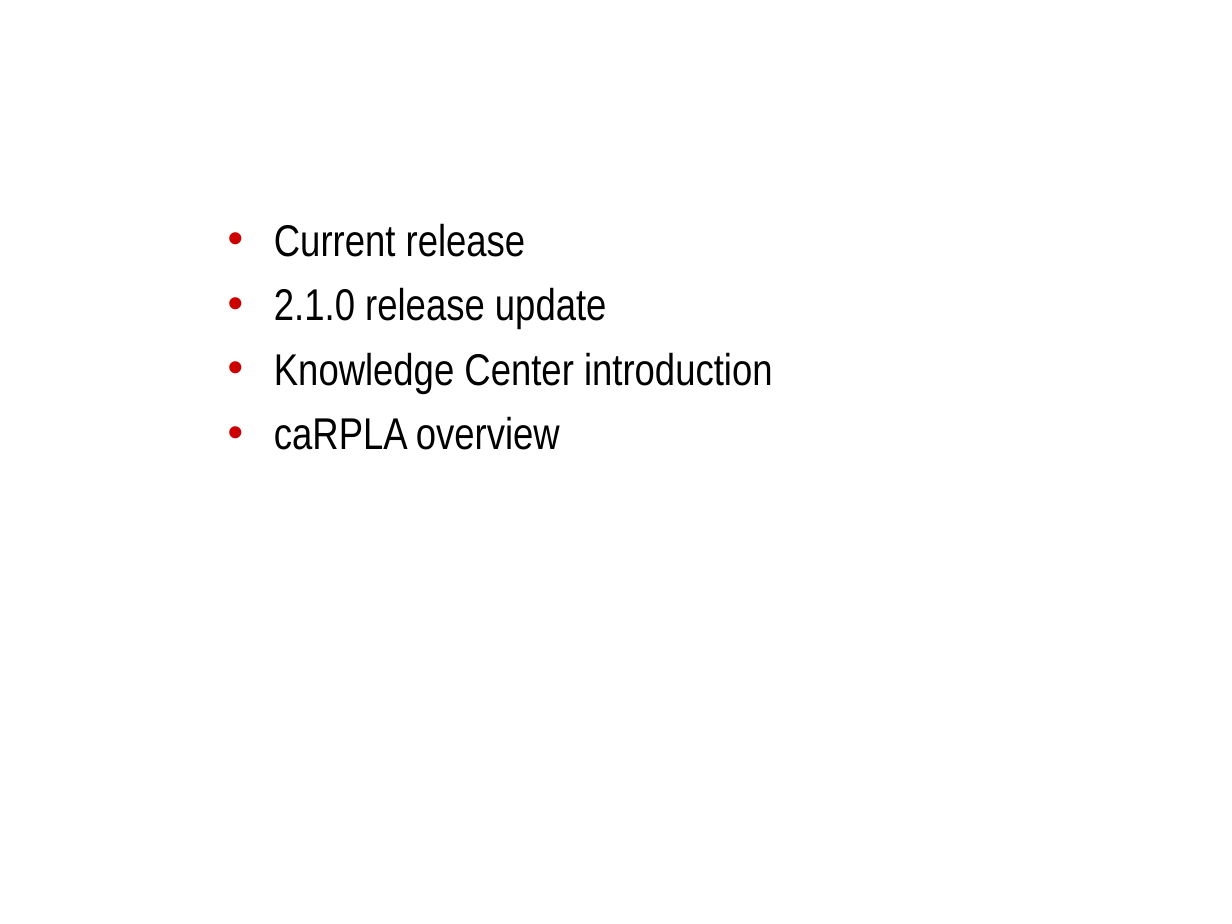
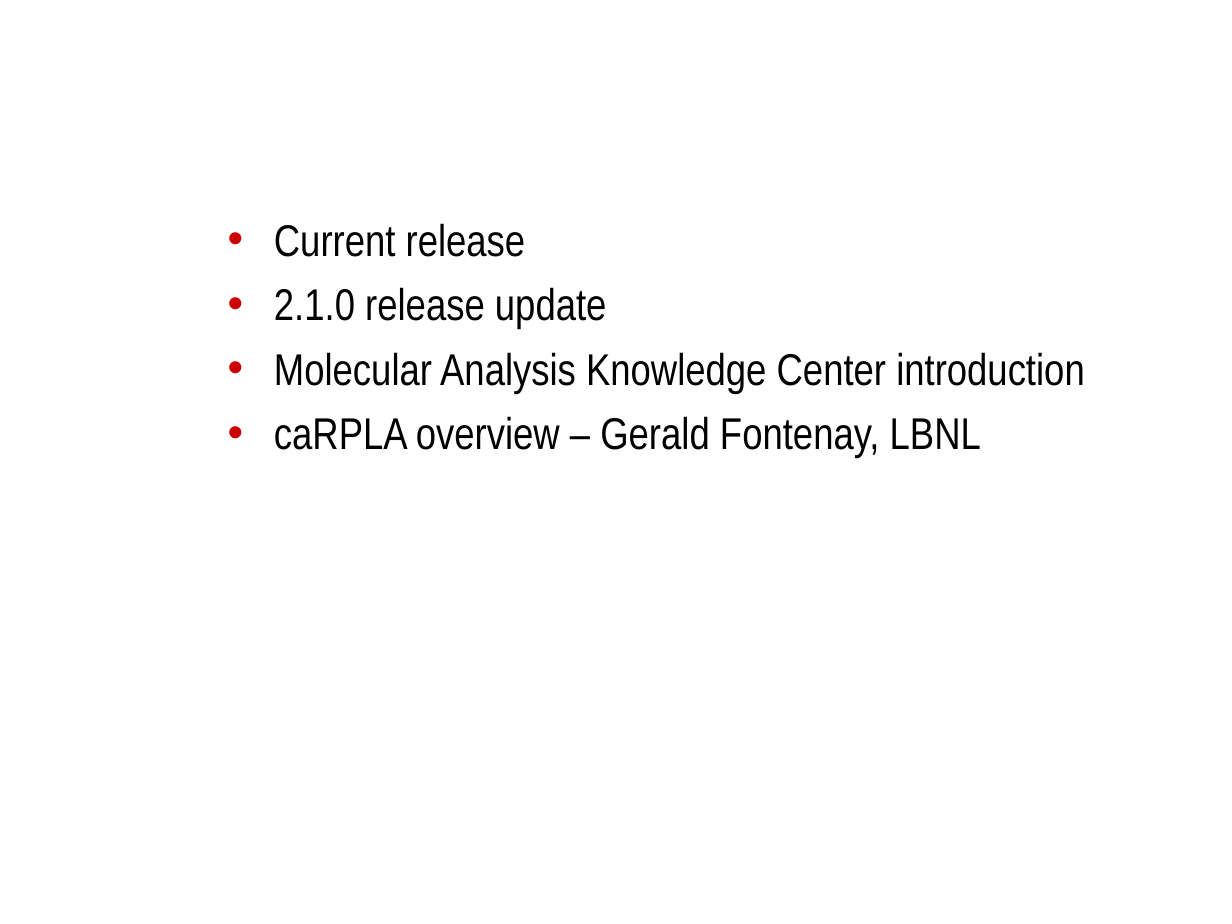
Before and after one commit to NCIP/caarray-docs, a slide deck: slide 2 of project_management/open_meetings/caArray User Community Meeting July2.ppt. Drawn at 1232x924 pixels with LibreOffice and Linux fonts; fonts in the diff are those of the drawing; background and template pictures are left out. Boxes give left, top, right and bottom in pixels: in the first picture for what was removed or moved away, otherwise in the second. Text is boxed around its words. In the diff, an @@ line names an element or a change of style, - is before the commit and + after.

```diff
--- a/project_management/open_meetings/caArray User Community Meeting July2.ppt
+++ b/project_management/open_meetings/caArray User Community Meeting July2.ppt
@@ text at [274, 352, 1085, 458]: text changed @@
-• Knowledge Center introduction
-• caRPLA overview
+• Molecular Analysis Knowledge Center introduction
+• caRPLA overview – Gerald Fontenay, LBNL
```
